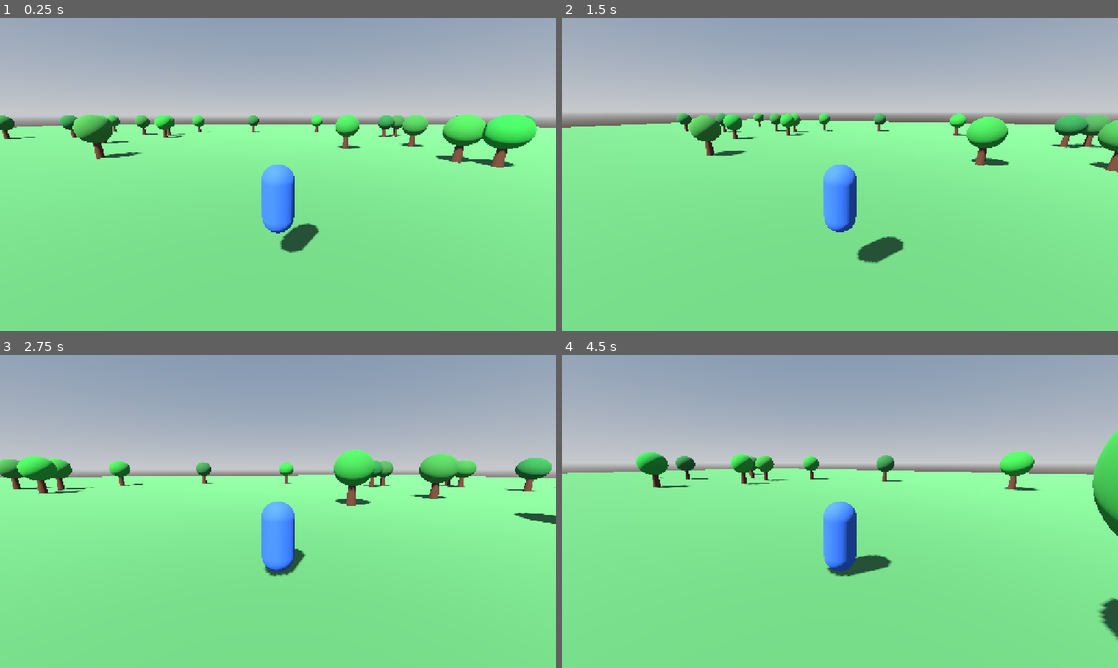
Above: before the commit, frames 1-4 (two rows, left to right).
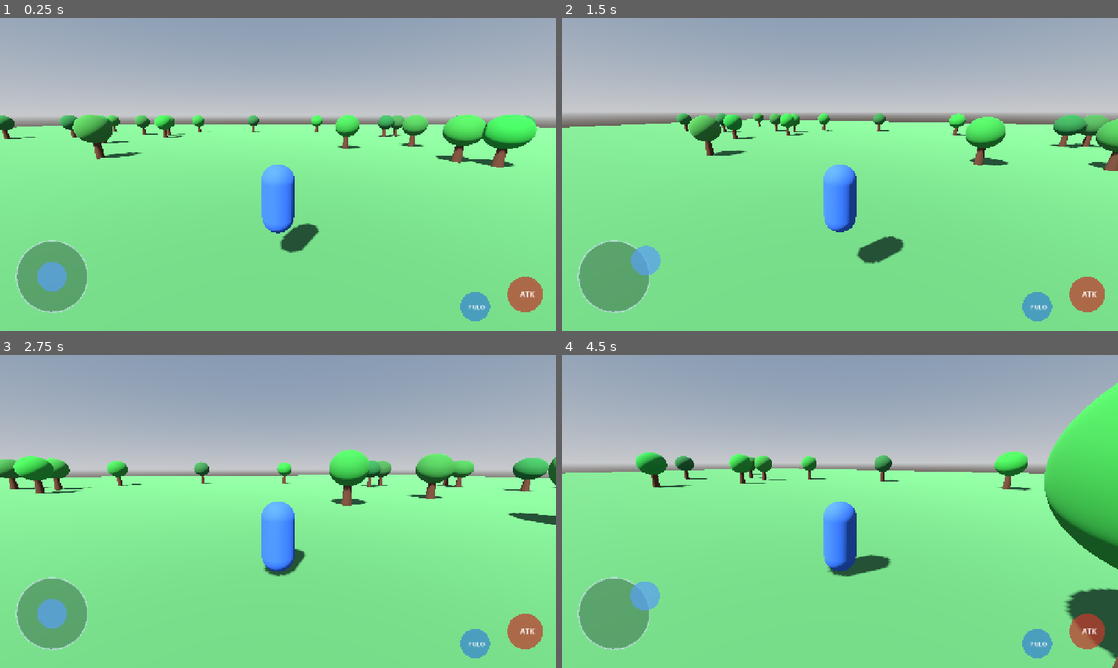
Above: after the commit, the same moments.

Repository: YohBoostel07/Aetheria-Android
Game: Godot game, scene res://scenes/world.tscn
Two runs of this game, one before a commit and one after it. Both use one fixed random seed, a clock stepped at 60 frames per second and the inputs below.
Inputs (mouse positions are in pixels of both pictures, inside the frame that each line leads up to):
- Up to frame 1 (0.25 s): no input
- Up to frame 2 (1.5 s): tap Enter at 0.5 s; move the mouse to (867, 174) at 0.52 s; hold W (move_forward) from 0.53 s (still down); tap J (attack) at 0.6, 1.35 s; click (867, 174) at 0.67 s; tap Space (jump) at 0.77 s; move the mouse to (812, 174) at 1.27 s; click (812, 174) at 1.42 s
- Up to frame 3 (2.75 s): keep holding W (move_forward); tap Space (jump) at 1.52 s; move the mouse to (289, 505) at 2.02 s; tap J (attack) at 2.1 s; click (289, 505) at 2.17 s
- Up to frame 4 (4.5 s): keep holding W (move_forward); move the mouse to (834, 517) at 2.77 s; tap J (attack) at 2.85, 3.6, 4.35 s; click (834, 517) at 2.92 s; tap Space (jump) at 3.02, 3.77 s; move the mouse to (878, 514) at 3.52 s; click (878, 514) at 3.67 s; move the mouse to (795, 508) at 4.27 s; click (795, 508) at 4.42 s

The runs differ from the first frame. In frame 1, 3.3% of the frame differs, in the area x 2-98%, y 70-97%; in frame 2, 4.1%; in frame 3, 5.1%; in frame 4, 9.9%, in the area x 0-100%, y 8-100%.
Error before the commit: Parse Error: Identifier "queue_redraw" not declared in the current scope. (res://scripts/touch_controls.gd:15)

Commit message:
Fix initial scripts/touch_controls.gd setup

Diff:
--- a/scripts/touch_controls.gd
+++ b/scripts/touch_controls.gd
@@ -1,4 +1,4 @@
-extends CanvasLayer
+extends Control
 
 @export var player_path: NodePath
 @onready var player: CharacterBody3D = get_node(player_path)
@@ -16,7 +16,7 @@
     set_process_input(true)
 
 func _draw() -> void:
-    var size := get_viewport().get_visible_rect().size
+    var size := get_viewport_rect().size
     var base := Vector2(120, size.y - 125)
     draw_circle(base, joystick_radius, Color(0.05, 0.08, 0.12, 0.30))
     draw_arc(base, joystick_radius, 0, TAU, 48, Color(0.85, 0.91, 1, 0.55), 3.0)
@@ -40,9 +40,12 @@
             _update_joystick(event.position)
         elif event.index == camera_touch:
             player.rotate_camera(event.relative.x, event.relative.y)
-    elif event is InputEventMouseButton and event.pressed:
-        if event.button_index == MOUSE_BUTTON_LEFT:
-            _touch_pressed(99, event.position)
+    elif event is InputEventMouseButton and event.pressed and event.button_index == MOUSE_BUTTON_LEFT:
+        _touch_pressed(99, event.position)
+    elif event is InputEventMouseButton and not event.pressed and event.button_index == MOUSE_BUTTON_LEFT:
+        _touch_released(99)
+    elif event is InputEventMouseMotion and camera_touch == 99:
+        player.rotate_camera(event.relative.x, event.relative.y)
     elif event is InputEventMouseMotion and joystick_touch == 99:
         _update_joystick(event.position)
 
@@ -52,9 +55,9 @@
     elif button_jump.has_point(pos):
         if player.is_on_floor():
             player.velocity.y = player.jump_velocity
-    elif pos.x < get_viewport().get_visible_rect().size.x * 0.48 and joystick_touch == -1:
+    elif pos.x < get_viewport_rect().size.x * 0.48 and joystick_touch == -1:
         joystick_touch = index
-        joystick_origin = Vector2(120, get_viewport().get_visible_rect().size.y - 125)
+        joystick_origin = Vector2(120, get_viewport_rect().size.y - 125)
         _update_joystick(pos)
     elif camera_touch == -1:
         camera_touch = index
